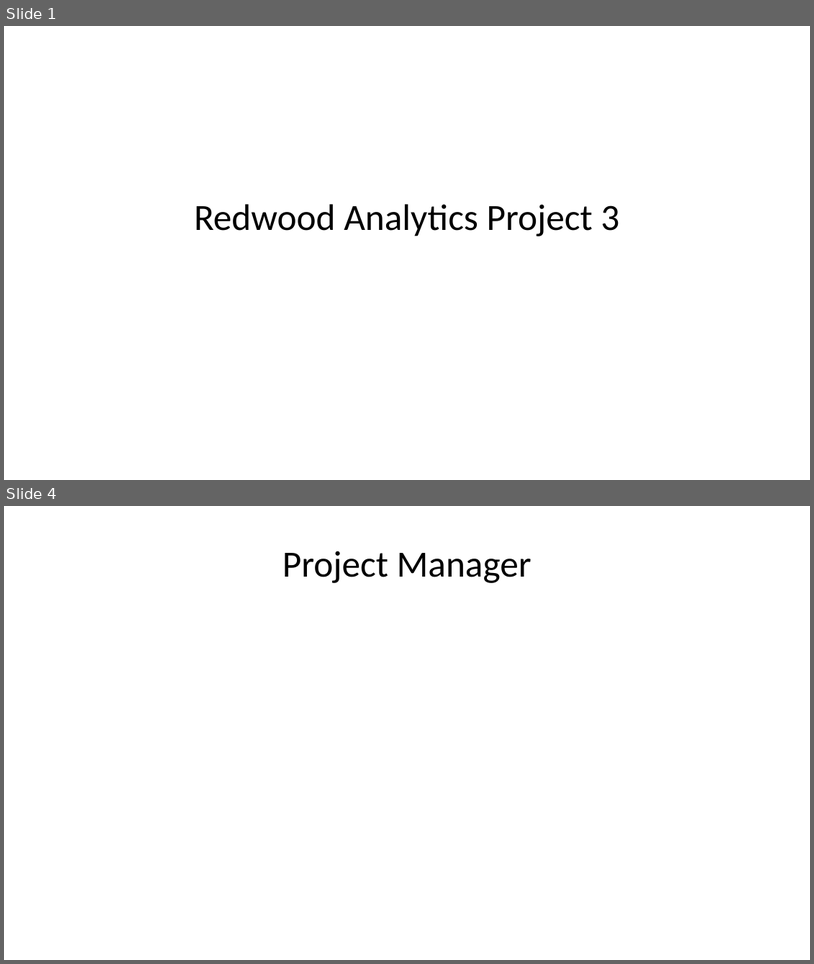
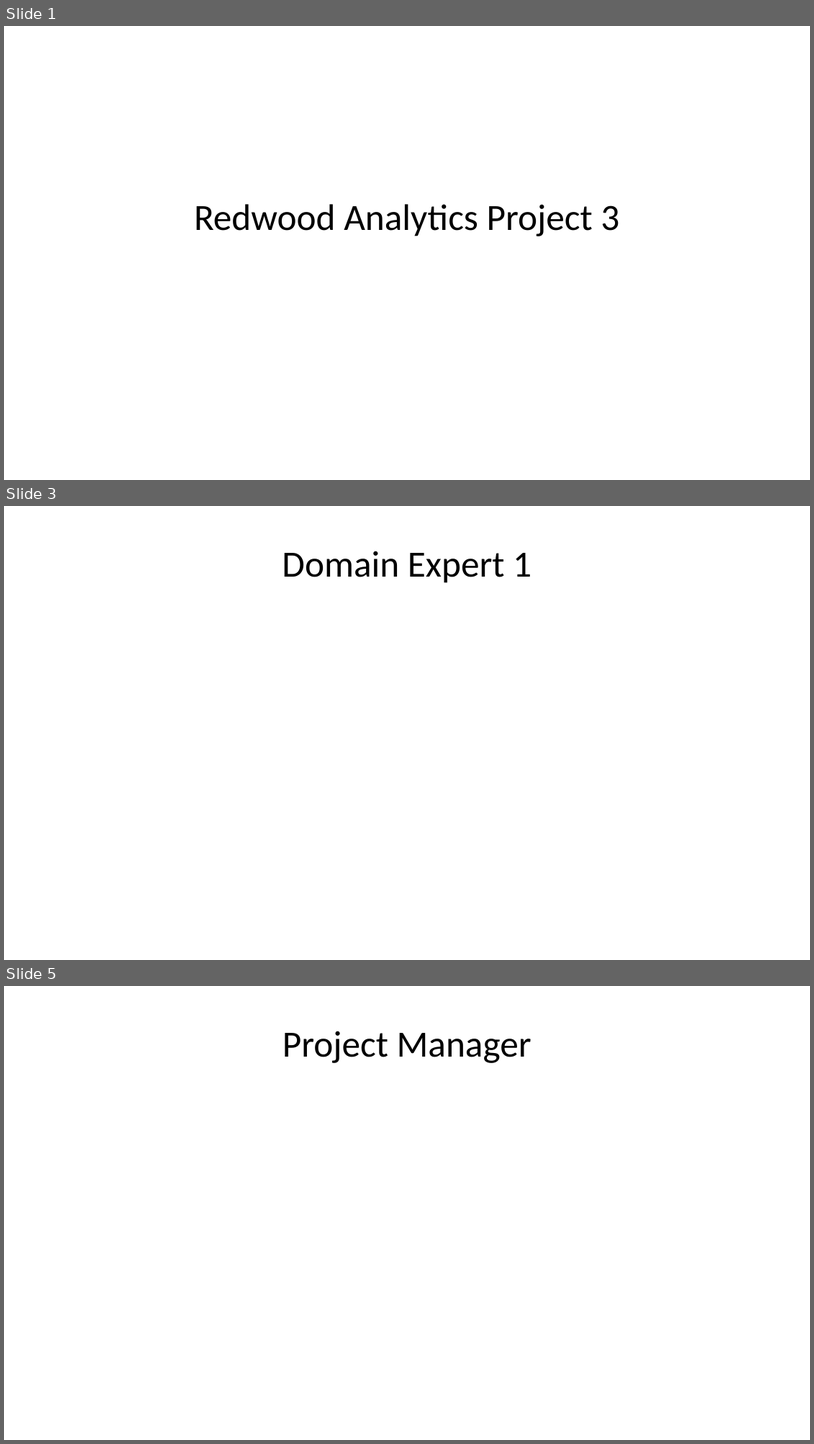
Before and after one commit to deancallahan25/Redwood-Analytics-Portfolio, a slide deck: Project-3/presentation.pptx. Shown one above the other, each under a label of ours: slides 1 and 4 before the commit, slides 1, 3 and 5 after it; the slides between them are not shown. The pictures are 814x964 and 814x1444 pixels, drawn with LibreOffice and Linux fonts; fonts in the diff are those of the drawing. Boxes give left, top, right and bottom in pixels: in the first picture for what was removed or moved away, otherwise in the second. Text is boxed around its words. In the diff, an @@ line names an element or a change of style, - is before the commit and + after.

```diff
--- a/Project-3/presentation.pptx
+++ b/Project-3/presentation.pptx
@@ slide 3 added at bbox=[4, 506, 810, 960], background #FFFFFF @@
@@ title added at bbox=[282, 551, 532, 583], 33 pt, text #000000 @@
+Domain Expert 1
@@ what was slide 4 is now slide 5 @@
```
Also in this commit, not shown: 2 slides changed, 5 other files.
